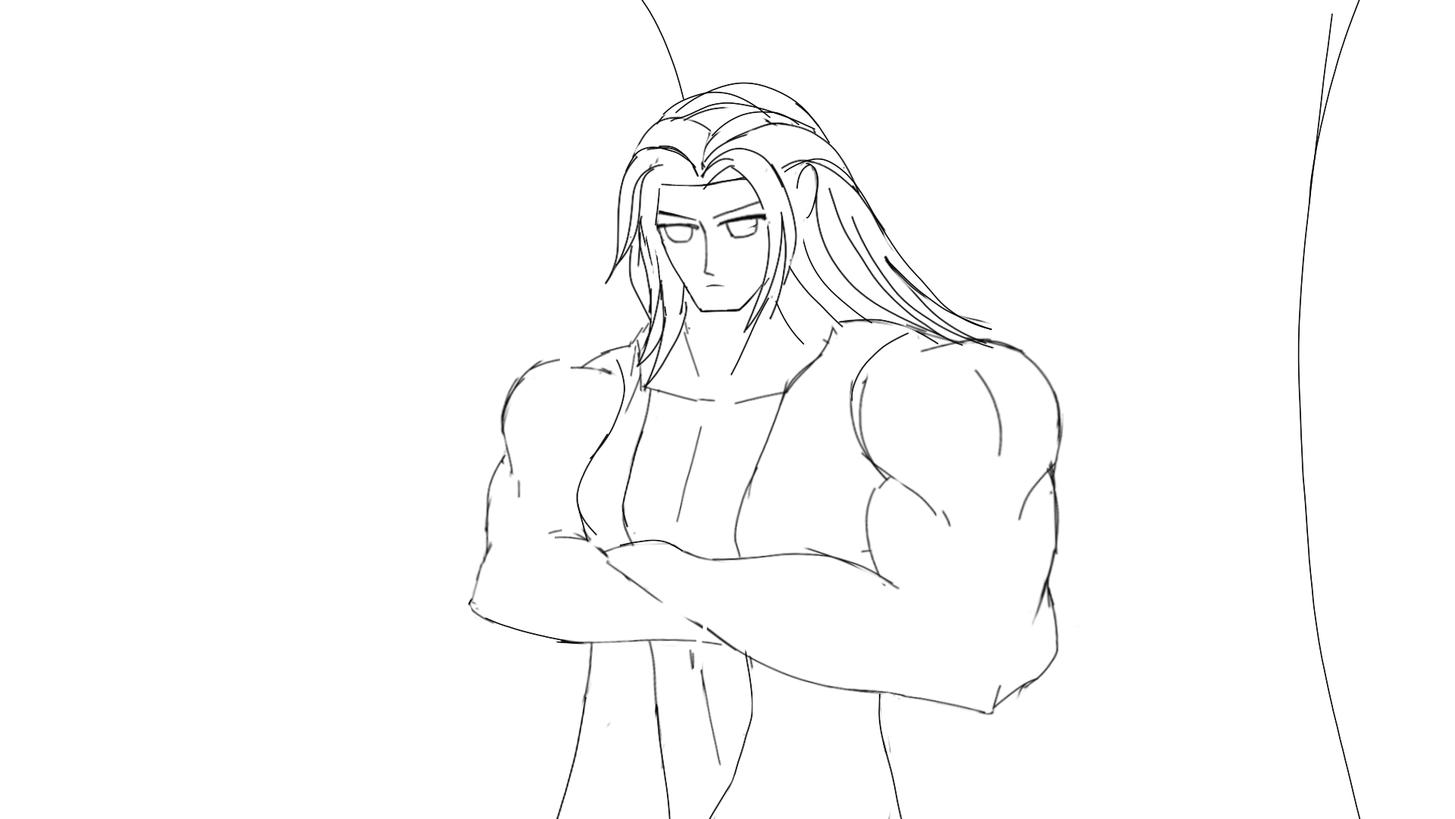
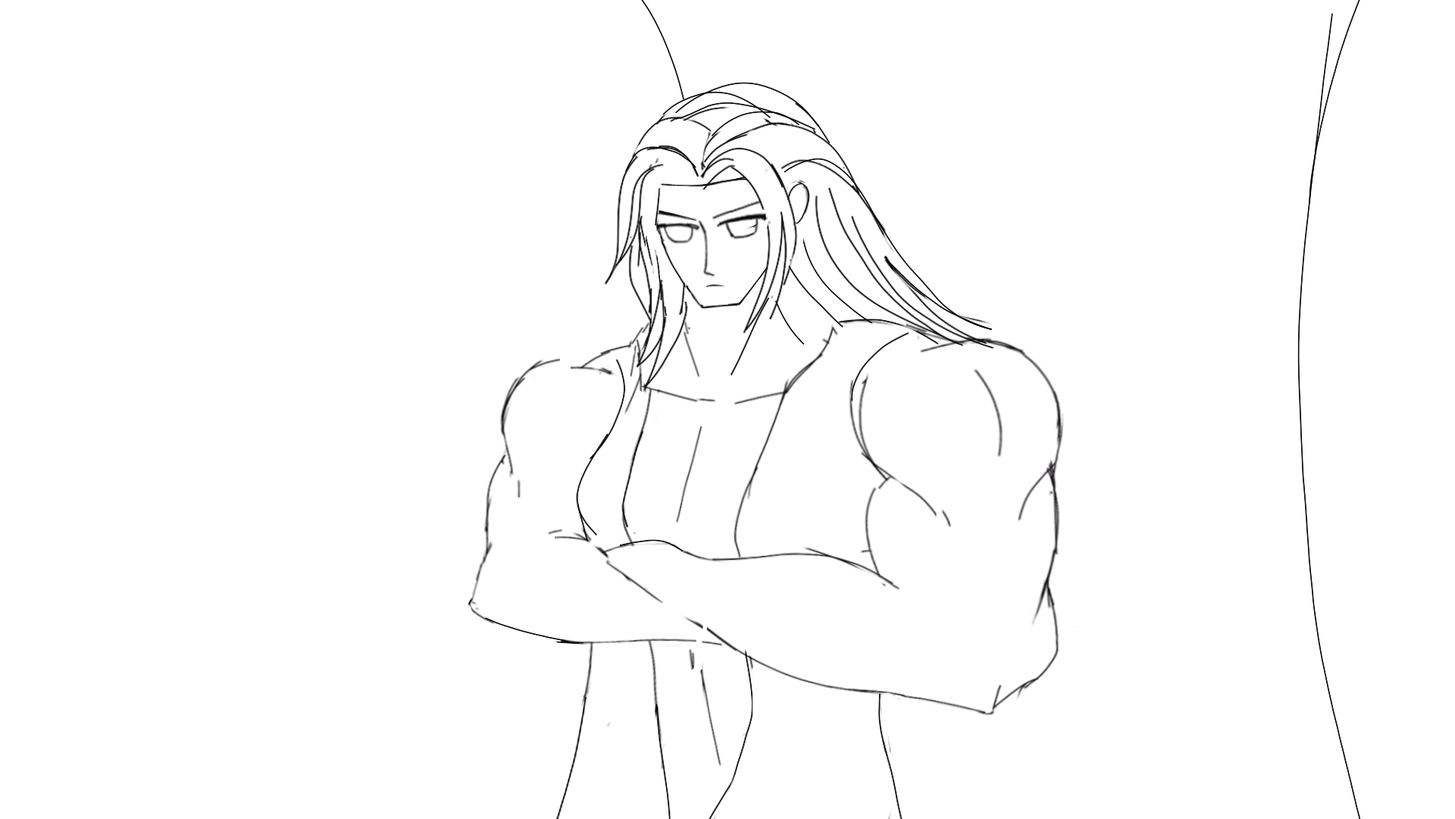
Layers edited between the first and the second 1455 x 819 image:
painted on "Paint Layer 2" over [685, 159, 820, 314]
